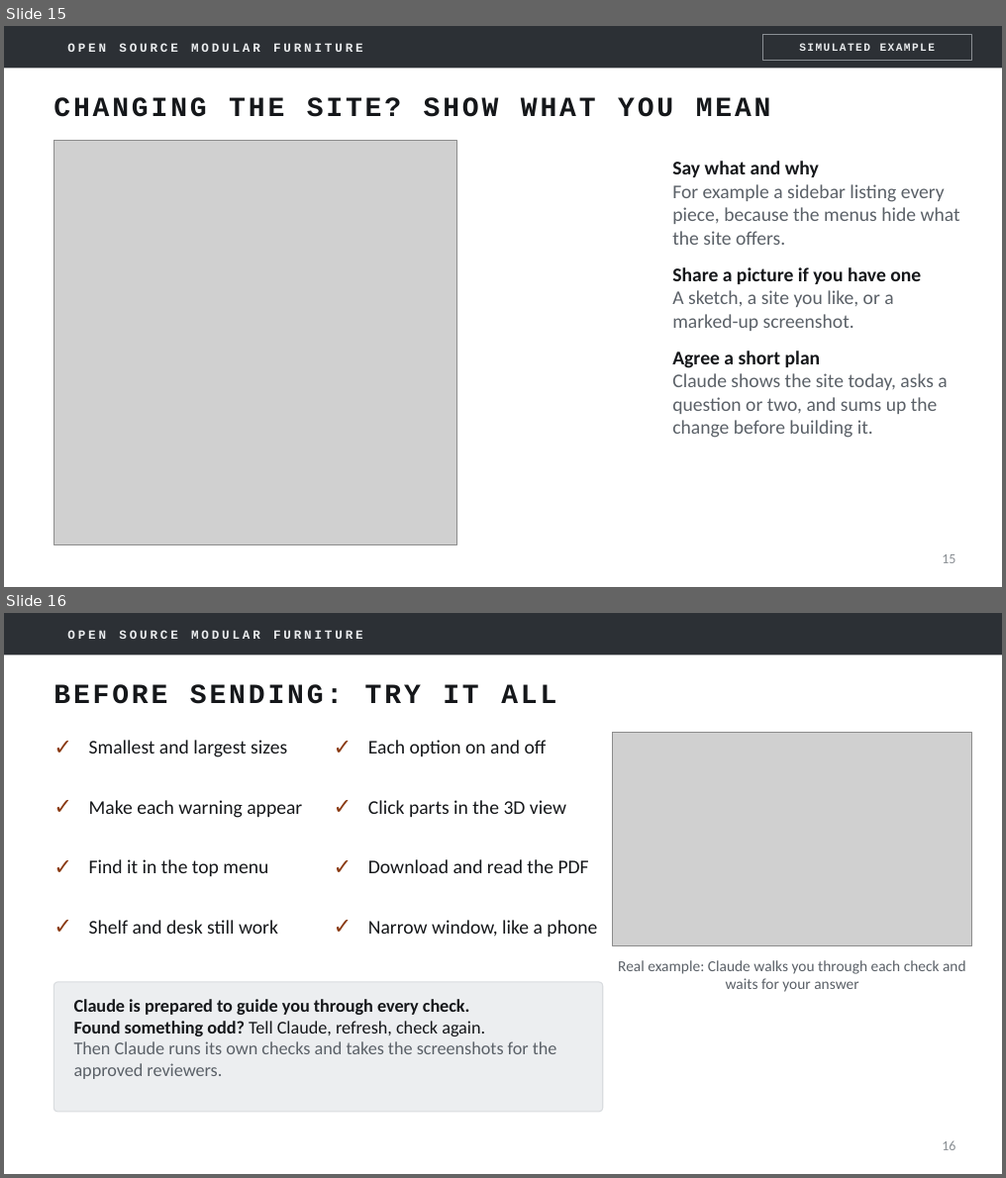
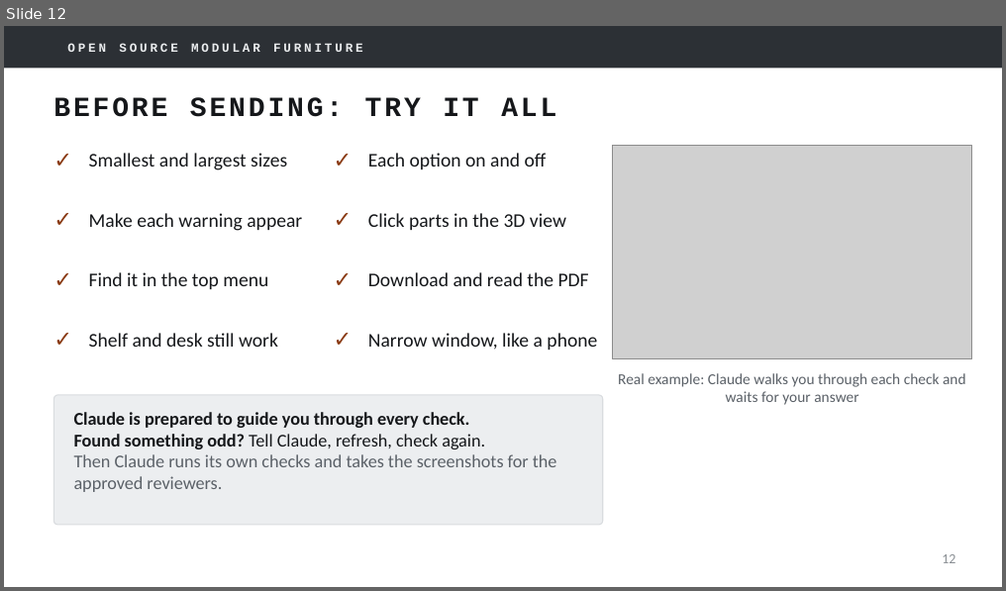
Before and after one commit to mfprado/acrylic-furniture, a slide deck: docs/contributing-guide.pptx. Shown one above the other, each under a label of ours: slides 15 and 16 before the commit, slide 12 after it. The pictures are 1006x1178 and 1006x591 pixels, drawn with LibreOffice and Linux fonts; fonts in the diff are those of the drawing; grey boxes stand for pictures; background and template pictures are left out. Boxes give left, top, right and bottom in pixels: in the first picture for what was removed or moved away, otherwise in the second. Text is boxed around its words. In the diff, an @@ line names an element or a change of style, - is before the commit and + after.

```diff
--- a/docs/contributing-guide.pptx
+++ b/docs/contributing-guide.pptx
@@ slide 15 removed at (4, 26, 1002, 587), background #FFFFFF; not listed: 2 template elements that a slide beside it also shows @@
@@ rectangle removed at (762, 34, 972, 60) @@
-SIMULATED EXAMPLE
@@ title removed at (54, 97, 771, 117) @@
-CHANGING THE SITE? SHOW WHAT YOU MEAN
@@ picture removed at (54, 141, 457, 545) @@
@@ text removed at (672, 161, 960, 438) @@
-Say what and why
-For example a sidebar listing every piece, because the menus hide what the site offers.
-Share a picture if you have one
-A sketch, a site you like, or a marked-up screenshot.
-Agree a short plan
-Claude shows the site today, asks a question or two, and sums up the change before building it.
@@ page number removed at (942, 555, 955, 564) @@
-15
@@ what was slide 16 is now slide 12 @@
@@ page number at (942, 555, 955, 564): text changed @@
-16
+12
```
Also in this commit, not shown: 6 slides changed, 3 other slides removed.
